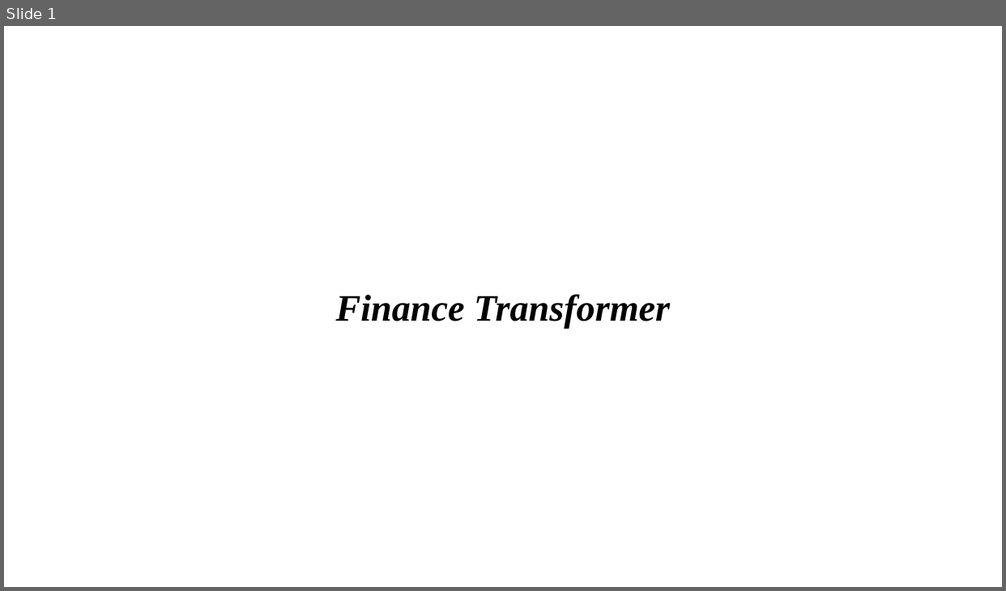
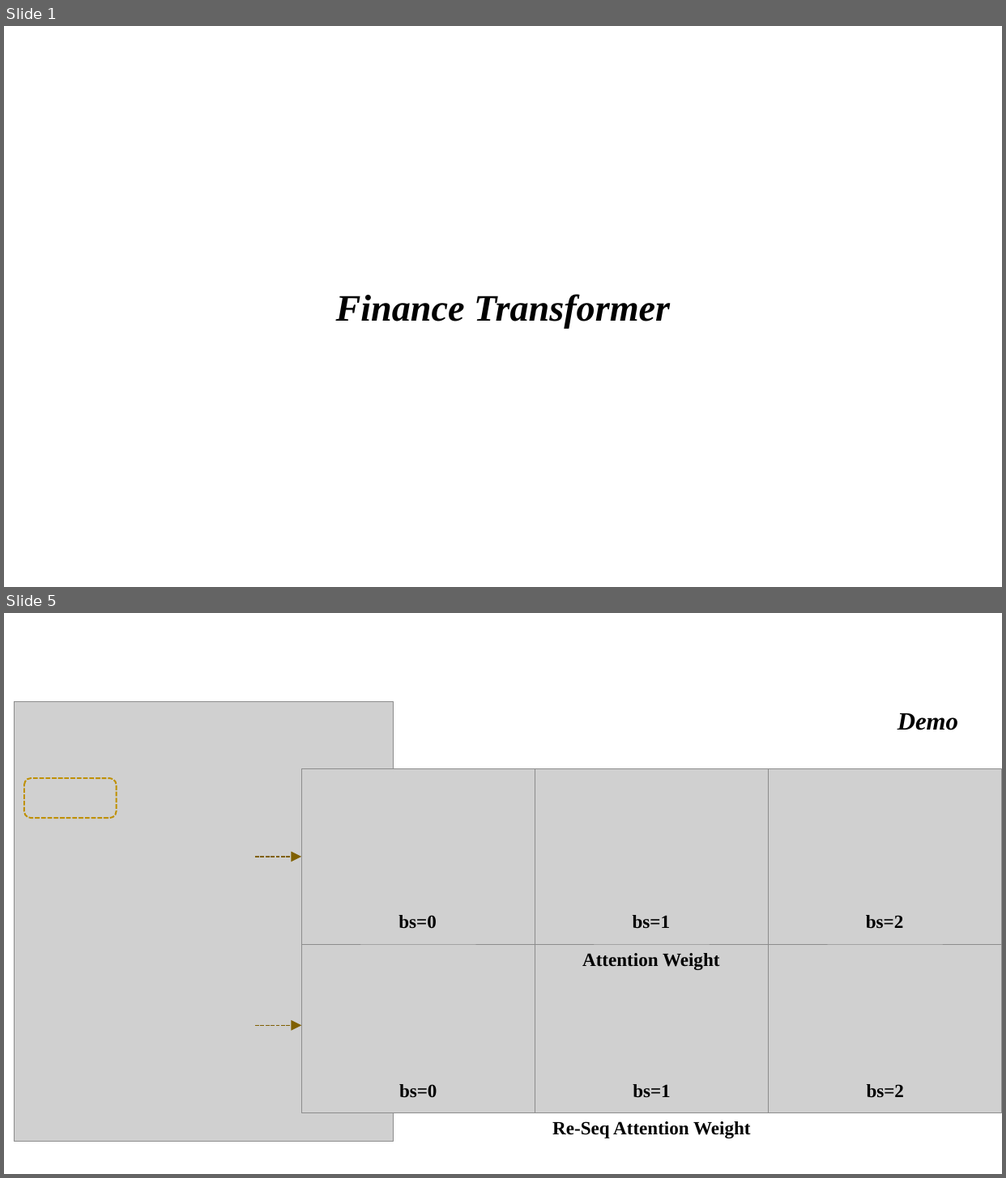
Before and after one commit to KarryRen/Karry-Studies-AI, a slide deck: Images/images.pptx. Shown one above the other, each under a label of ours: slide 1 before the commit, slides 1 and 5 after it; the slides between them are not shown. The pictures are 1006x591 and 1006x1178 pixels, drawn with LibreOffice and Linux fonts; fonts in the diff are those of the drawing; grey boxes stand for pictures. Boxes give left, top, right and bottom in pixels: in the first picture for what was removed or moved away, otherwise in the second. Text is boxed around its words. In the diff, an @@ line names an element or a change of style, - is before the commit and + after.

```diff
--- a/Images/images.pptx
+++ b/Images/images.pptx
@@ slide 5 added at box(4, 613, 1002, 1174), background #FFFFFF @@
@@ picture added at box(15, 701, 394, 1142) @@
@@ text added at box(897, 713, 958, 730), 24 pt, text #000000, bold, italic @@
+Demo
@@ rounded rectangle added at box(24, 778, 117, 818), outline #BF9000 1.5 pt dashed @@
@@ picture added at box(301, 769, 535, 944) @@
@@ picture added at box(535, 769, 769, 944) @@
@@ picture added at box(769, 769, 1002, 944) @@
@@ arrow added from (255, 857) to (301, 857), #806000 1.25 pt dashed @@
@@ text added at box(398, 915, 437, 929), 18 pt, text #000000, bold @@
+bs=0
@@ text added at box(633, 915, 671, 928), 18 pt, text #000000, bold @@
+bs=1
@@ text added at box(866, 915, 904, 929), 18 pt, text #000000, bold @@
+bs=2
@@ picture added at box(301, 938, 535, 1113) @@
@@ picture added at box(535, 938, 769, 1113) @@
@@ picture added at box(769, 938, 1002, 1113) @@
@@ text added at box(582, 953, 720, 970), 18 pt, text #000000, bold @@
+Attention Weight
@@ arrow added from (255, 1025) to (301, 1025), #806000 1.25 pt dashed @@
@@ text added at box(399, 1084, 437, 1098), 18 pt, text #000000, bold @@
+bs=0
@@ text added at box(633, 1084, 671, 1098), 18 pt, text #000000, bold @@
+bs=1
@@ text added at box(867, 1084, 905, 1097), 18 pt, text #000000, bold @@
+bs=2
@@ text added at box(552, 1122, 751, 1139), 18 pt, text #000000, bold @@
+Re-Seq Attention Weight
```
Also in this commit, not shown: 2 slides changed, 1 other slide added, 7 other files.
